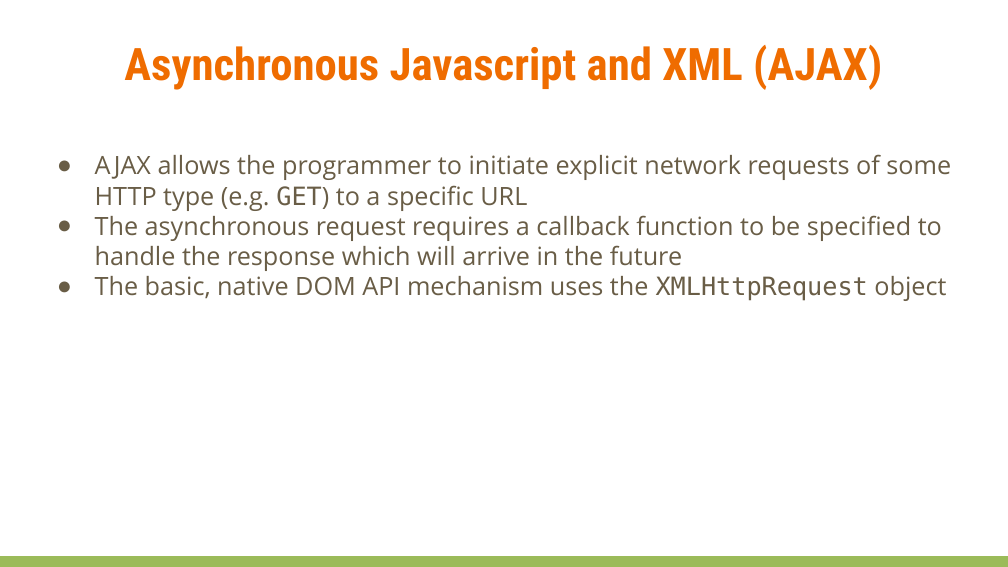
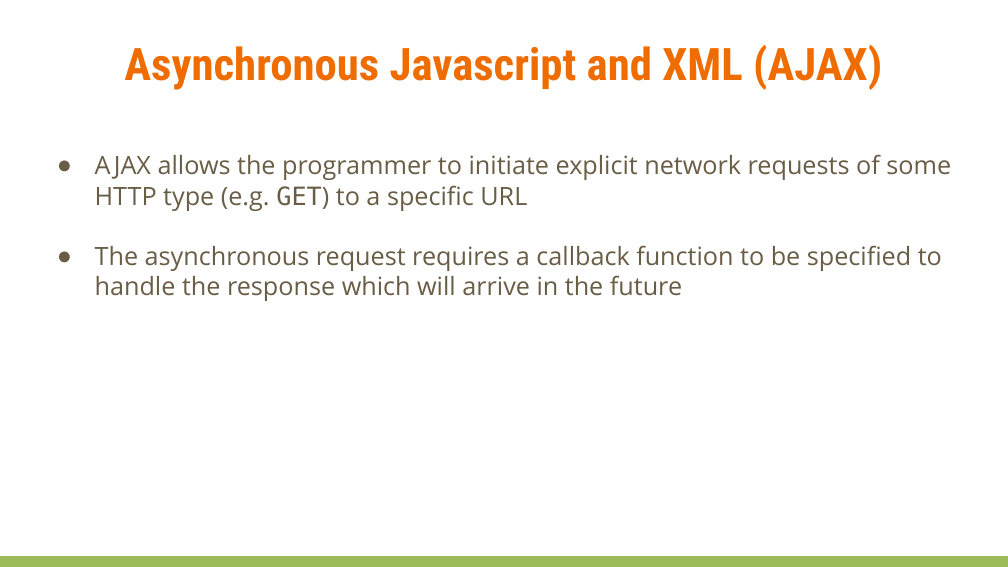
Before and after one commit to jelena-vk-itt/jvk-tudt-notes, a slide deck: slide 5 of rwat/res/files/NetworkProgramming.pptx (slide 6 before the commit). Drawn at 1008x567 pixels with LibreOffice and Linux fonts; fonts in the diff are those of the drawing. Boxes give left, top, right and bottom in pixels: in the first picture for what was removed or moved away, otherwise in the second. Text is boxed around its words. In the diff, an @@ line names an element or a change of style, - is before the commit and + after.

```diff
--- a/rwat/res/files/NetworkProgramming.pptx
+++ b/rwat/res/files/NetworkProgramming.pptx
@@ text at bbox=[95, 276, 946, 301]: paragraph removed @@
-● The basic, native DOM API mechanism uses the XMLHttpRequest object
```
Also in this commit, not shown: 4 other slides changed, 4 slides removed, 2 other files.
